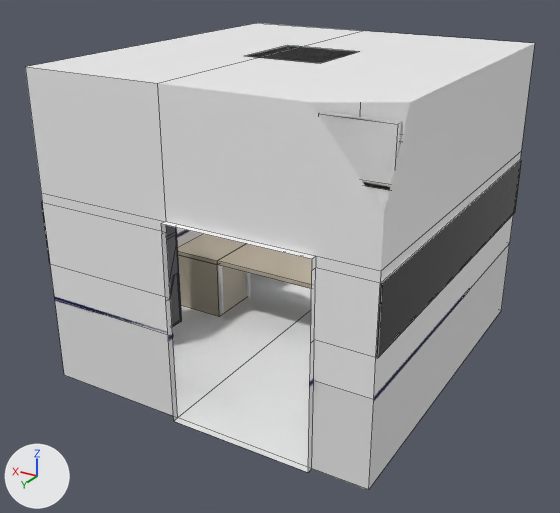
An edit to the FBX model Assets/Prefabs/Rooms/F2_OfficeRoom.fbx, drawn before and after from the same camera.
The view is the same before and after, from a 50 mm camera at (13.58, -2.77, 25.68) aimed at (25.74, -23.05, 15.55). Arrows for +X, +Y and +Z are at lower left; the lights stay in place. The older version comes first. Mesh edges are drawn as thin lines on the coarser meshes. Everything nearer to the camera than a plane just in front of the edit is cut away. Where no turn or scale is listed for an object, it has been applied to the vertices.

The scene before the commit, as lines of its bpy script (objects in view):
```python
me_cube_3162 = bpy.data.meshes.new('Cube.3162')
me_cube_3162.from_pydata(...)  # 36 vertices, 28 faces; spans x -0.01..0.01, y -0.94..0.0, z -10.98..-6.51
# faces by material slot: [14, 14]
me_cube_3162.materials.append(mat_metalblue)  # dark blue #2c2c3f
me_cube_3162.materials.append(mat_metaldarkblue)  # dark grey #3a393f
me_cube_642 = bpy.data.meshes.new('Cube.642')
me_cube_642.from_pydata(...)  # a box spanning x -1.0..4.0, y 1.5..3.5, z -8.86..-8.7
me_cube_642.materials.append(mat_biegecolor)  # grey #bcb19f
me_cube_813 = bpy.data.meshes.new('Cube.813')
me_cube_813.from_pydata(...)  # 80 vertices, 76 faces; spans x -4.0..7.0, y 12.5..24.7, z 3.92..4.08
me_cube_813.materials.append(mat_darkbluestripe)  # dark blue #191b59
ob_f2_or_stripe1 = bpy.data.objects.new('F2_OR_Stripe1', me_cube_813)
ob_f2_or_stripe1.location = (24.0, -42.5, 10.8)
ob_locker1_3_door = bpy.data.objects.new('Locker1-3_Door', me_cube_3162)
ob_locker1_3_door.location = (29.99, -22.03, 23.0)
ob_table3_1_part1 = bpy.data.objects.new('Table3-1_part1', me_cube_642)
ob_table3_1_part1.location = (25.0, -27.5, 23.0)
# also in view: 'F2_OR_NoteBoard1' at (26.35, -29.95, 17.5); 'F2_OR_Office' at (25.5, -23.92, 17.0); 'Table3-1_Support' at (30.0, -25.0, 13.07); 'Table3-1_part2' at (30.0, -27.0, 14.22)
```
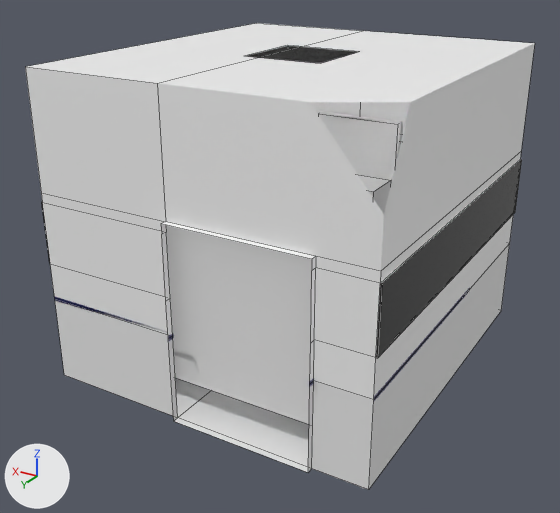
Edits to the bpy script that builds the scene:
```text
Add me_cube_3208:
    me_cube_3208.from_pydata(...)  # a box spanning x -4.5..4.5, y -0.5..0.5, z -8.0..-1.0
Add ob_f2_or_trigger1_1:
    ob_f2_or_trigger1_1 = bpy.data.objects.new('F2_OR_Trigger1-1', me_cube_3208)
    ob_f2_or_trigger1_1.location = (25.0, -19.0, 21.0)
```

Location of each change, [x1, y1, x2, y2] in pixels of the pictures (560 x 513 px):
'F2_OR_Trigger1-1', added: after [166, 175, 391, 424]
'Table3-1_Support', unchanged, covered by the edit: before [178, 255, 247, 317]
'Table3-1_part1', unchanged, covered by the edit: before [217, 244, 312, 289]
'Table3-1_part2', unchanged, covered by the edit: before [178, 234, 245, 265]
